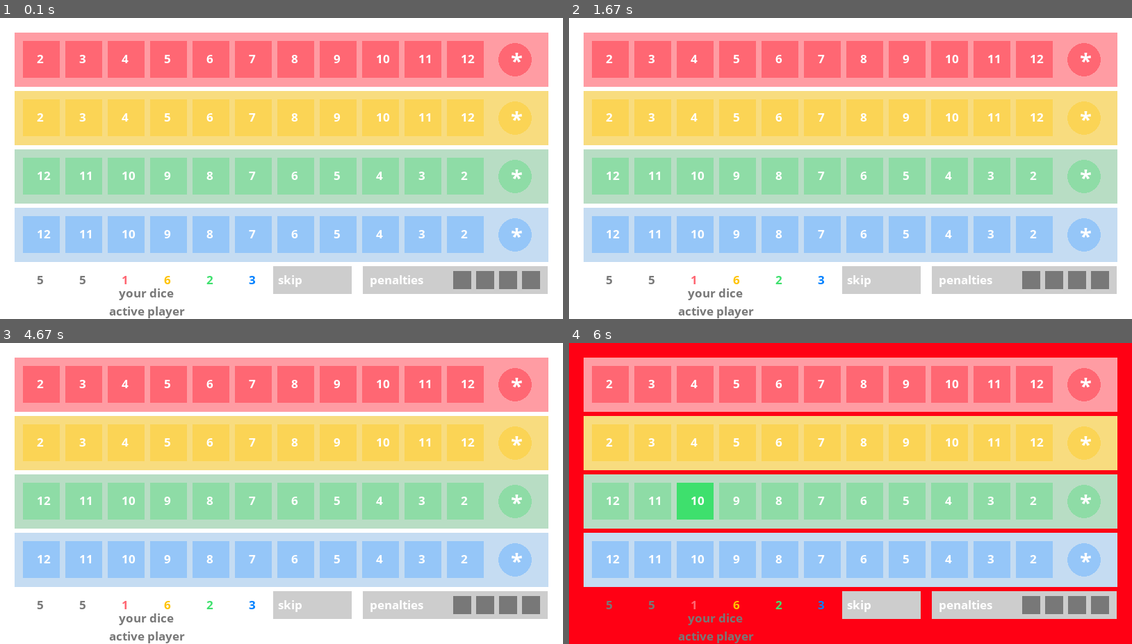
Above: before the commit, frames 1-4 (two rows, left to right).
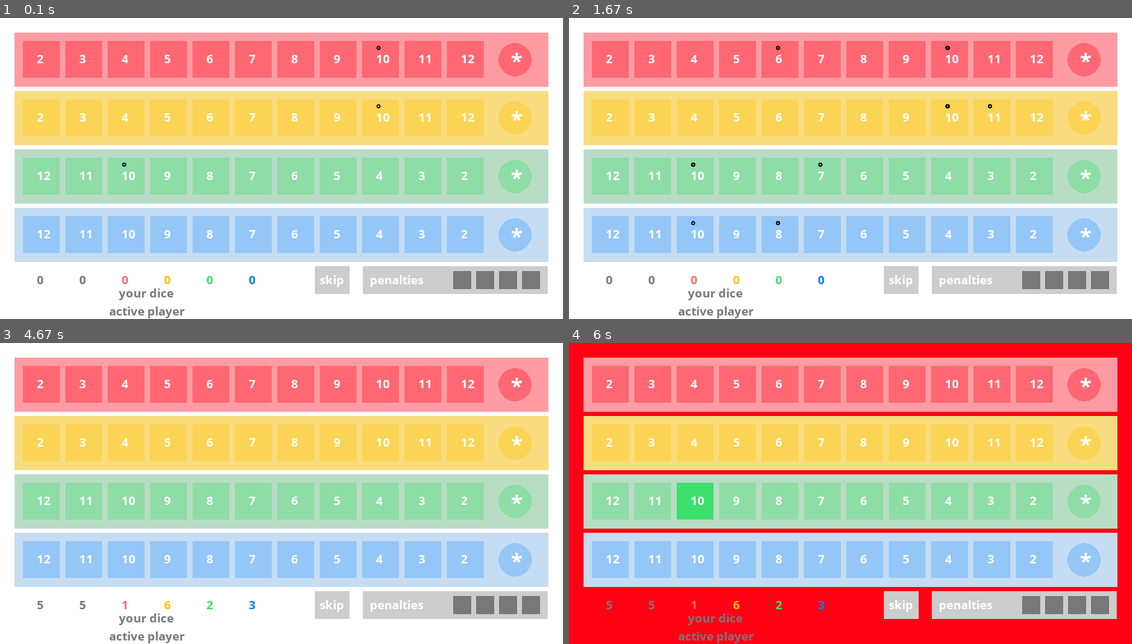
Above: after the commit, the same moments.

Repository: sjanetzki/qwixx-trainer
Game: pygame game, started from game.py
The game is run twice, just before and just after one commit, with the same random seed, the same clock (stepped at 60 frames per second) and the same inputs.
Inputs (mouse positions are in pixels of both pictures, inside the frame that each line leads up to):
- Up to frame 1 (0.1 s): no input
- Up to frame 2 (1.67 s): no input
- Up to frame 3 (4.67 s): no input
- Up to frame 4 (6 s): press the mouse at (951, 499) at 5.3 s; move the mouse to (929, 475) at 5.4 s; release the mouse at (906, 451) at 5.53 s; press the mouse at (737, 385) at 5.63 s; move the mouse to (709, 439) at 5.73 s; release the mouse at (681, 496) at 5.87 s; press the mouse at (692, 499) at 5.97 s

The runs differ from the first frame. In frame 1, 0.9% of the frame differs, in the area x 6-68%, y 9-92%; in frame 2, 0.9%, in the area x 6-76%, y 9-92%; in frame 3, 0.7%; in frame 4, 0.8%.

Commit message:
Show options for crosses on UI

Diff:
--- a/board.py
+++ b/board.py
@@ -15,7 +15,7 @@
     """does everything that happens on the board"""
     def __init__(self):
         self.penalties = 0
-        self.crosses_by_color = [set(), set(), set(), set()]
+        self.crosses_by_color = [set(), set(), set(), set()]        # Instanzvariabeln
 
     @property
     def row_limits(self):
@@ -41,28 +41,6 @@
         for color, crosses in enumerate(self.crosses_by_color):
             row_numbers[color] = len(crosses)
         return row_numbers
-
-    def show(self) -> None:
-        """prints the board as a string"""
-        row = [0, 1, 2, 3]
-
-        row[0] = [" 2", " 3", " 4", " 5", " 6", " 7", " 8", " 9", "10", "11", "12", " 0"]
-        row[1] = [" 2", " 3", " 4", " 5", " 6", " 7", " 8", " 9", "10", "11", "12", " 0"]
-        row[2] = ["12", "11", "10", " 9", " 8", " 7", " 6", " 5", " 4", " 3", " 2", " 0"]
-        row[3] = ["12", "11", "10", " 9", " 8", " 7", " 6", " 5", " 4", " 3", " 2", " 0"]
-
-        join_r = ' '.join(row[0])
-        join_y = ' '.join(row[1])
-        join_g = ' '.join(row[2])
-        join_b = ' '.join(row[3])
-        print("red:    {}".format(join_r))
-        print("yellow: {}".format(join_y))
-        print("green:  {}".format(join_g))
-        print("blue:   {}".format(join_b))
-        if self.penalties == 0:
-            print("penalties: 0")
-        else:
-            print("penalties: {}".format(self.penalties))
 
     def cross(self, position, completed_lines, is_active_player):
         """sets the crosses chosen by the player after checking their validity"""
--- a/dice.py
+++ b/dice.py
@@ -6,7 +6,7 @@
     def __init__(self, sides=6):
         self.sides = sides
 
-    def throw(self):
+    def throw_dice(self):
         """creates a random list of eyes of 6 dice"""
         lst_eyes = []
         for i in range(6):             # 6 dice in game qwixx
--- a/game.py
+++ b/game.py
@@ -40,7 +40,7 @@
             return True
         return False
 
-    def compute_ranking(self):
+    def compute_ranking(self) -> List[List[tuple]]:
         """computes a ranking of the players by points after the game is completed; function used by trainer"""
         ranking = []
         if not self._is_completed():
@@ -51,7 +51,7 @@
         ranking = sorted(ranking, key=lambda x: x[1], reverse=True)
         return ranking
 
-    def _make_valid_turn(self, player_index, turn, valid_turns, is_active_player, previous_turn=None):
+    def _make_valid_turn(self, player_index, turn, valid_turns, is_active_player, previous_turn=None) -> bool:
         """checks validity of a turn"""
         is_turn_valid = False
         # check whether first turn and, if applicable, both turns combined, are valid
@@ -130,12 +130,13 @@
                 possibilities_white_plus_a_dice.append([CrossPossibility(row, white_plus_a_dice_sum)])
         return possibilities_white_plus_a_dice
 
-    def _make_turns_for_active_human_player(self, lst_eyes, player_index, player, is_active_player):
+    def _make_turns_for_active_human_player(self, lst_eyes, player_index, player, is_active_player) -> None:
         """lets a human player cross active until the turn chosen is valid"""
         is_turn_valid = False
         turn_index = 0
         valid_turns = self._get_possibilities_active(lst_eyes, player_index)
         previous_turn = None
+        self.lst_player[player_index].show_options(self._get_possibilities_active(lst_eyes, player_index))
         while not is_turn_valid:
             turns = player.cross_active(lst_eyes, valid_turns, turn_index)
             assert (len(turns) == 1)
@@ -145,6 +146,7 @@
 
         turn_index += 1
         is_turn_valid = False
+        self.lst_player[player_index].show_options(self._get_possibilities_passive(lst_eyes, player_index))
         # only allow 2nd if previous turn was done with WHITE dice
         while not is_turn_valid and previous_turn.row != 4 and previous_turn.eyes == lst_eyes[0] + lst_eyes[1]:
             turns = player.cross_active(lst_eyes, valid_turns, turn_index)
@@ -155,7 +157,7 @@
             else:
                 is_turn_valid = True
 
-    def _make_turns_for_ai_or_passive_human_player(self, lst_eyes, player_index, player, is_active_player):
+    def _make_turns_for_ai_or_passive_human_player(self, lst_eyes, player_index, player, is_active_player) -> None:
         """lets an AI player (passive or active) or passive human player cross until the turn chosen is valid """
         is_turn_valid = False
         while not is_turn_valid:
@@ -175,10 +177,10 @@
             if len(turns) == 2:
                 is_turn_valid = self._make_valid_turn(player_index, turns[1], valid_turns, is_active_player, turns[0])
 
-    def _direct_turns_of_all_players(self):
+    def _direct_turns_of_all_players(self) -> None:
         """directs when the players are prompted to do their turns"""
         for active_player_index in range(self.player_count):
-            lst_eyes = self.dice.throw()
+            lst_eyes = self.dice.throw_dice()
             for player_index in range(self.player_count):
                 player = self.lst_player[player_index]
                 is_active_player = player_index == active_player_index
@@ -191,6 +193,7 @@
             for player_index in range(self.player_count):
                 self.lst_player[player_index].inform(self.lst_boards, self.completed_lines, player_index)
             if self._is_completed():
+                print(self.compute_ranking())
                 exit(0)  # print results
 
     def play(self) -> None:
--- a/player.py
+++ b/player.py
@@ -1,11 +1,10 @@
-"""This file creates the players of Qwixx, devides them into subclasses (human, SimpleBot, and AI) and is the place
+"""This file creates the players of Qwixx, divides them into subclasses (human, SimpleBot, and AI) and is the place
 where decisions are made."""
 
 from board import Board, Row
 import numpy as np
-from abc import ABC, abstractmethod
+from abc import ABC
 from copy import deepcopy
-
 
 
 class CrossPossibility(object):
@@ -37,28 +36,28 @@
         self.completed_lines = [False, False, False, False]
         self.lst_eyes = [0, 0, 0, 0, 0, 0]
 
-    def start_new_game(self):
+    def start_new_game(self) -> None:
         """sets up a new game"""
         self.board = Board()
         self.others = []
         for opponent_index in range(self.opponents):
             self.others.append(Board())
 
-    def cross_active(self, lst_eyes, valid_turns):
+    def cross_active(self, lst_eyes, valid_turns) -> None:
         """gives UI information about (active) crosses to make"""
         if self.ui is None:
             return
         self.ui.lst_eyes = lst_eyes
         self.ui.is_active_player = True
 
-    def cross_passive(self, lst_eyes, valid_turns):
+    def cross_passive(self, lst_eyes, valid_turns) -> None:
         """gives UI information about (passive) crosses to make"""
         if self.ui is None:
             return
         self.ui.lst_eyes = lst_eyes
         self.ui.is_active_player = False
 
-    def inform(self, boards, completed_lst, own_index):
+    def inform(self, boards, completed_lst, own_index) -> None:
         """informs about boards of all players and updates the knowledge about completed lines/rows"""
         self.board = boards[own_index]
         self._update_ui()
@@ -71,18 +70,24 @@
                 self.others[player_index - 1] = boards[player_index]
         self.completed_lines = completed_lst
 
-    def inform_about_invalid_turn(self):
+    def inform_about_invalid_turn(self) -> None:
         """informs UI about an invalid turn done by the (human) player"""
         assert(self.ui is not None)
         self.ui.is_turn_invalid = True
 
-    def _update_ui(self):
+    def _update_ui(self) -> None:
         """updates crosses on the UI"""
         if self.ui is None:
             return
         self.ui.penalties = self.board.penalties
         self.ui.crosses_by_color = self.board.crosses_by_color
         self.ui.show_board()
+
+    def show_options(self, possibility_lst) -> None:
+        """gives the UI the order to show possible fields to make a cross on"""
+        if self.ui is None:
+            return
+        self.ui.show_options_on_board(possibility_lst)
 
     def _get_situation(self, is_active_player=None, turns=None):
         """creates an numpy array (situation) that describes all boards"""
@@ -133,12 +138,12 @@
         """returns points of own situation"""
         return self._get_points_situation_(self._get_situation())[-1]  # todo calculate points only for this player
 
-    def display(self):
+    def display(self) -> None:
         """prints the own board"""
         print("number of opponents: {}".format(self.opponents))
         print("{}´s BOARD: ".format(self.name))
         self.board.show()
 
-    def end(self, points):
+    def end(self, points) -> None:
         """prints the own points"""
         print(self.name + "´s" + " points: {}".format(points))
--- a/ui_pygame.py
+++ b/ui_pygame.py
@@ -12,7 +12,7 @@
     scale_factor = 2/3
 
     # define colors
-    black = (0, 0, 0)
+    black = (0, 0, 0)               # Klassenvariabeln
     dark_grey = (120, 120, 120)
     light_grey = (205, 205, 205)
     white = (255, 255, 255)
@@ -29,7 +29,7 @@
     green_vibrant = (62, 224, 109)
     red_vibrant = (255, 0, 20)
 
-    # define lenghts, coordinates, and proportions of objects appearing on the board
+    # define lengths, coordinates, and proportions of objects appearing on the board
     screen_x_length = int(1216 * scale_factor)
     screen_y_length = int(650 * scale_factor)
     box_x = int(32 * scale_factor)
@@ -42,6 +42,7 @@
     button_y = int(50 * scale_factor)
     button_x = button_y
     button_text_y = int(70 * scale_factor)
+    button_mark_y = int(50 * scale_factor)      # here
     circle_diameter = int(72 * scale_factor)
     circle_radius = circle_diameter // 2
     circle_x = int(1112 * scale_factor)
@@ -56,8 +57,8 @@
     penalty_button_x_offset = int(146 * scale_factor)
     penalty_text_x_offset = int(16 * scale_factor)
     penalty_text_y_offset = (penalty_box_y_length - penalty_button_length) // 2
-    skip_button_x = int(590 * scale_factor)
-    skip_button_x_length = int(170 * scale_factor)
+    skip_button_x = int(680 * scale_factor)
+    skip_button_x_length = int(75 * scale_factor)
     dice_text_x_offset = int(225 * scale_factor)
     dice_text_y_offset = int(40 * scale_factor)
     player_mode_x_offset = int(205 * scale_factor)
@@ -97,7 +98,7 @@
         clock.tick(60)
         pygame.display.flip()
 
-    def _render_colored_rows(self, font, lock):
+    def _render_colored_rows(self, font, lock) -> None:
         """draws the colored rows and creates buttons in these lines"""
         for row in range(4):
             for event in pygame.event.get():  # User did something
@@ -123,7 +124,7 @@
                                     PyGameUi.circle_y * (row + 1) + PyGameUi.circle_radius * (
                                                 row - 1) + PyGameUi.circle_text_y_offset])
 
-    def _render_penalties(self, font):
+    def _render_penalties(self, font) -> None:
         """draws the penalty row and creates four buttons in that line"""
         pygame.draw.rect(self.screen, PyGameUi.light_grey,
                          [PyGameUi.penalty_box_x, PyGameUi.penalty_box_y, PyGameUi.penalty_box_x_length,
@@ -135,7 +136,7 @@
         self.screen.blit(text, [PyGameUi.penalty_box_x + PyGameUi.penalty_text_x_offset,
                                 PyGameUi.penalty_box_y + PyGameUi.penalty_text_y_offset])
 
-    def _render_skip_button(self, font):
+    def _render_skip_button(self, font) -> None:
         """draws a skip button"""
         pygame.draw.rect(self.screen, PyGameUi.light_grey,
                          [PyGameUi.skip_button_x, PyGameUi.penalty_box_y, PyGameUi.skip_button_x_length,
@@ -146,7 +147,7 @@
         self.screen.blit(text, [PyGameUi.skip_button_x + PyGameUi.penalty_text_y_offset,
                                 PyGameUi.penalty_box_y + PyGameUi.penalty_text_y_offset])
 
-    def _render_dice(self, font):
+    def _render_dice(self, font) -> None:
         """renders the dice onto the board"""
         for dice in range(len(self.lst_eyes)):
             text = font.render("{}".format(self.lst_eyes[dice]), True, self.convert_number_to_color(dice, True))
@@ -158,7 +159,29 @@
         self.screen.blit(text, [PyGameUi.box_x + PyGameUi.dice_text_x_offset,
                                 PyGameUi.penalty_box_y + PyGameUi.dice_text_y_offset])
 
-    def _show_player_mode(self, font):
+    def show_options_on_board(self, possibility_lst) -> None:
+        """marks the fields that can be crossed for a turn"""
+        font = pygame.font.SysFont('Comic Sans MS', PyGameUi.font_numbers_size, True, False)
+
+        for possibility in possibility_lst:
+            if len(possibility) == 0 or possibility[0].row == 4:
+                continue
+            # don't have to look at double turns because fields are marked anyway in single turn option
+            row = possibility[0].row
+            eyes = int(possibility[0].eyes)
+            assert (eyes is not None)
+            text = font.render("°", True, PyGameUi.black)
+            if row < 2:
+                self.screen.blit(text, [PyGameUi.button_length + PyGameUi.button_x_distance * (eyes - 2),
+                                        PyGameUi.box_y_distance * row + PyGameUi.button_mark_y])
+            else:
+                self.screen.blit(text, [PyGameUi.button_length + PyGameUi.button_x_distance * (12 - eyes),
+                                        PyGameUi.box_y_distance * row + PyGameUi.button_mark_y])
+                clock = pygame.time.Clock()
+                clock.tick(5)
+                pygame.display.flip()
+
+    def _show_player_mode(self, font) -> None:
         """shows whether the player is active or passive """
         if self.is_active_player:
             player_mode = "active player"
@@ -168,7 +191,7 @@
         self.screen.blit(text, [PyGameUi.box_x + PyGameUi.player_mode_x_offset,
                                 PyGameUi.penalty_box_y + PyGameUi.player_mode_y_offset])
 
-    def get_turn(self):
+    def get_turn(self) -> CrossPossibility:
         """waits for a player's action, returns it, and resets it"""
         while self.last_action is None:
             self.show_board()
@@ -176,7 +199,7 @@
         self.last_action = None
         return last_action
 
-    def button(self, eyes, w, h, inactive_color, active_color, circle=False):
+    def button(self, eyes, w, h, inactive_color, active_color, circle=False) -> None:
         """makes the appearance of buttons interactive"""
         mouse = pygame.mouse.get_pos()
         click = pygame.mouse.get_pressed()
@@ -188,7 +211,7 @@
         else:
             self._choose_color_for_button_independently_of_mouse(x, y, w, h, active_color, inactive_color, circle)
 
-    def _choose_color_for_button_under_mouse(self, x, y, w, h, active_color, click, circle):
+    def _choose_color_for_button_under_mouse(self, x, y, w, h, active_color, click, circle) -> None:
         """choose color for button when the cursor is pointed at it"""
         if circle:
             pygame.draw.circle(self.screen, active_color, [x, y], w // 2, 0)
@@ -197,7 +220,7 @@
         if click[0] == 1:
             self._click_button(x, active_color)
 
-    def _choose_color_for_button_independently_of_mouse(self, x, y, w, h, active_color, inactive_color, circle):
+    def _choose_color_for_button_independently_of_mouse(self, x, y, w, h, active_color, inactive_color, circle) -> None:
         """choose color for button when the cursor isn't pointed at it"""
         eyes = PyGameUi.convert_coordinates_to_eyes(active_color, x)
         if active_color == PyGameUi.red_vibrant and eyes in self.crosses_by_color[0]:
@@ -242,7 +265,7 @@
             self.last_action = "skip"
 
     @staticmethod
-    def close():
+    def close() -> None:
         """closes the game"""
         pygame.quit()
 
@@ -253,7 +276,7 @@
                 (circle and x - w / 2 < mouse[0] < x + w / 2 and y - h / 2 < mouse[1] < y + h / 2)
 
     @staticmethod
-    def convert_coordinates_to_eyes(row, x):
+    def convert_coordinates_to_eyes(row, x) -> float:
         """converts the coordinates of a button to the number on the button (or the index of the penalty)"""
         if row in (PyGameUi.red_vibrant, PyGameUi.yellow_vibrant):
             return (x - PyGameUi.button_x) // PyGameUi.button_x_distance + 2  # + 2 because eyes in index from 0 -11 -> 2 - 13
@@ -264,7 +287,7 @@
                         PyGameUi.penalty_button_length + PyGameUi.penalty_text_y_offset)
 
     @staticmethod
-    def convert_eyes_to_coordinates(row, eyes, circle):
+    def convert_eyes_to_coordinates(row, eyes, circle) -> tuple: # todo is tuple the right type?
         """converts the number on a button (or the index of a penalty) to the coordinates of the button"""
         assert (row in range(6))
         if circle:
@@ -282,7 +305,7 @@
         return PyGameUi.skip_button_x, PyGameUi.penalty_box_y
 
     @staticmethod
-    def convert_color_to_row(color):
+    def convert_color_to_row(color) -> int:
         """converts the color of a button to a row number"""
         if color == PyGameUi.red_vibrant:
             return 0
@@ -298,7 +321,7 @@
             return 5
 
     @staticmethod
-    def convert_number_to_color(number, is_dice=False):
+    def convert_number_to_color(number, is_dice=False) -> tuple:
         """converts numbers of dice or rows to one or a tuple of colors"""
         if is_dice:
             if number in (0, 1):
@@ -327,3 +350,6 @@
 if __name__ == "__main__":
     pygame_board = PyGameUi()
     pygame_board.show_board()
+
+# test driven development (tdd -> bool), show possible turns on UI
+# done: skip button, play, ranking,python tutorials,
